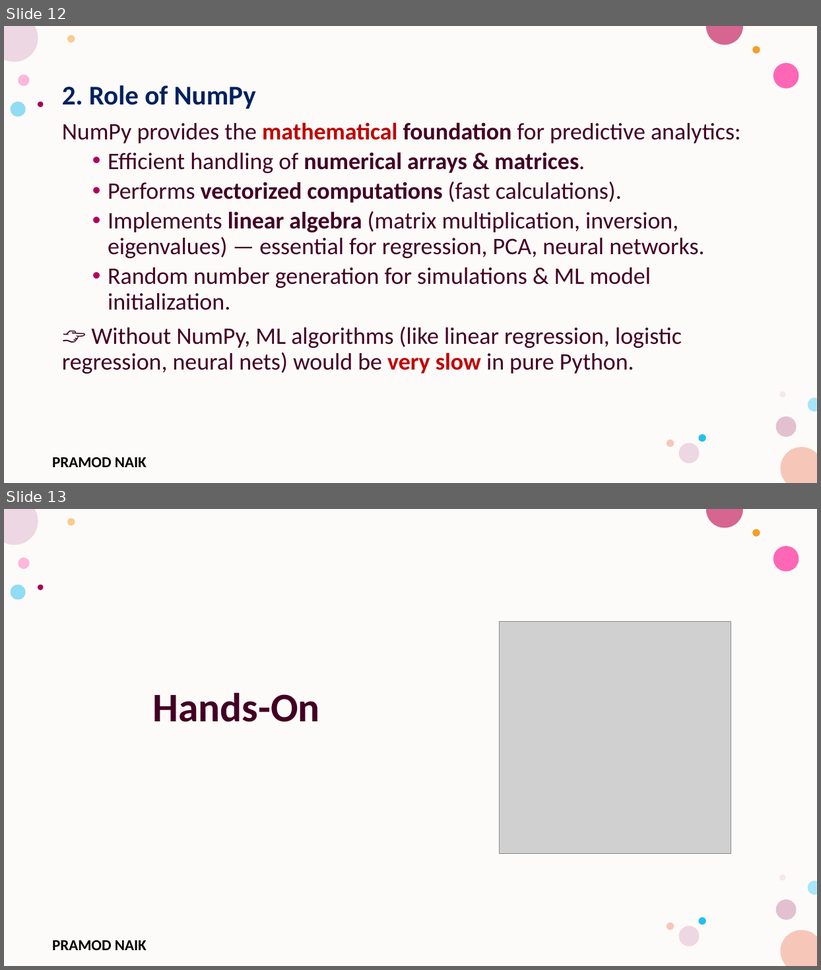
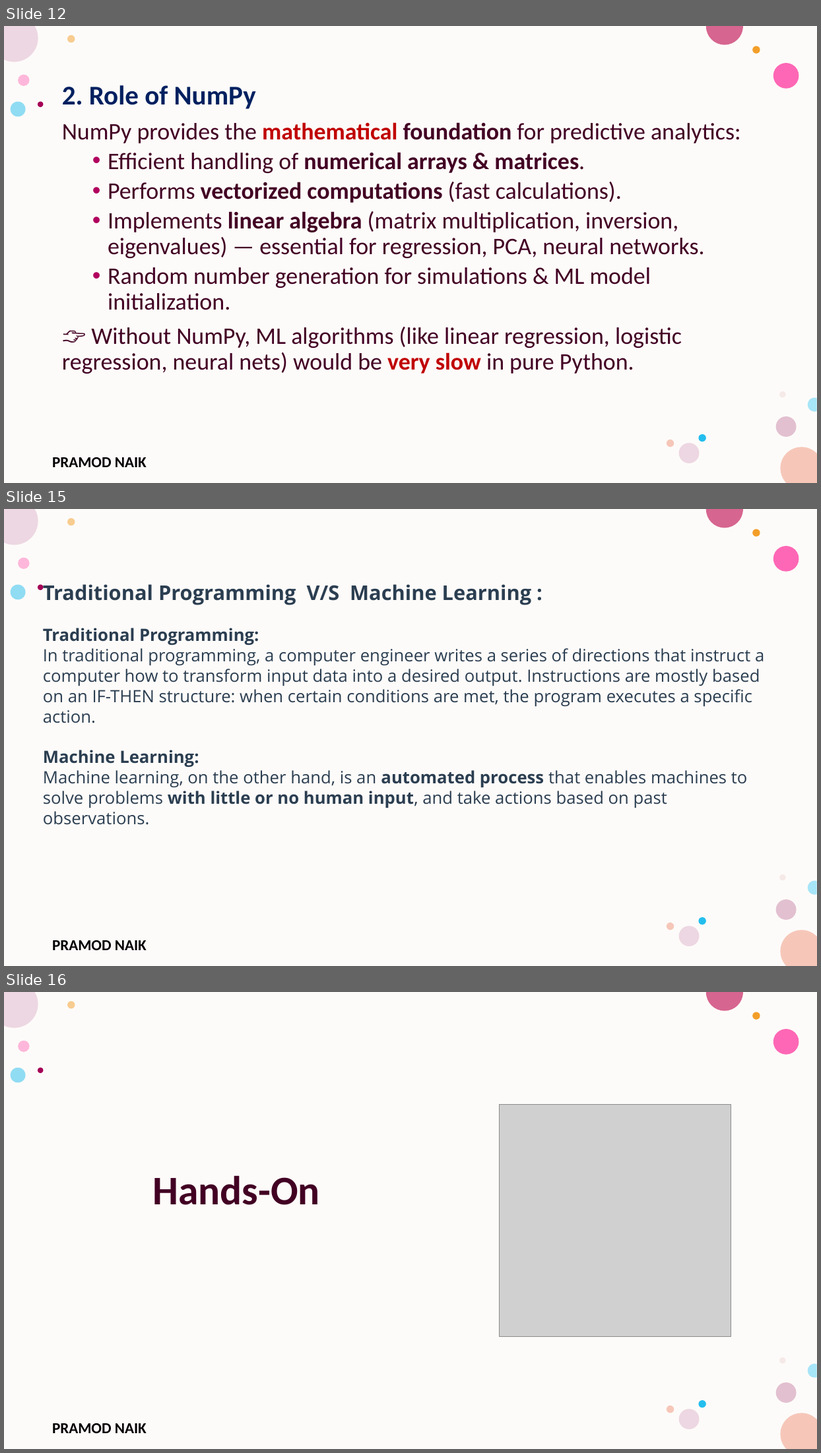
Before and after one commit to PRAMODNAIK-DEV/Python-Predictive-Analytics-Workshop, a slide deck: Introduction to Predictive Analysis.pptx. Shown one above the other, each under a label of ours: slides 12 and 13 before the commit, slides 12, 15 and 16 after it; the slides between them are not shown. The pictures are 821x970 and 821x1453 pixels, drawn with LibreOffice and Linux fonts; fonts in the diff are those of the drawing; grey boxes stand for pictures; background and template pictures are left out. Boxes give left, top, right and bottom in pixels: in the first picture for what was removed or moved away, otherwise in the second. Text is boxed around its words. In the diff, an @@ line names an element or a change of style, - is before the commit and + after.

```diff
--- a/Introduction to Predictive Analysis.pptx
+++ b/Introduction to Predictive Analysis.pptx
@@ slide 15 added at (x1=4, y1=509, x2=817, y2=966), background #FFFFFF; not listed: 17 template elements that a slide beside it also shows @@
@@ text added at (x1=43, y1=584, x2=764, y2=808), 20 pt, text #2B3E51 @@
+Traditional Programming V/S Machine Learning :
+Traditional Programming:
+In traditional programming, a computer engineer writes a series of directions that instruct a computer how to transform input data into a desired output. Instructions are mostly based on an IF-THEN structure: when certain conditions are met, the program executes a specific action.
+Machine Learning:
+Machine learning, on the other hand, is an automated process that enables machines to solve problems with little or no human input, and take actions based on past observations.
@@ what was slide 13 is now slide 16 @@
```
Also in this commit, not shown: 1 slide changed, 2 other slides added, 3 other files.
